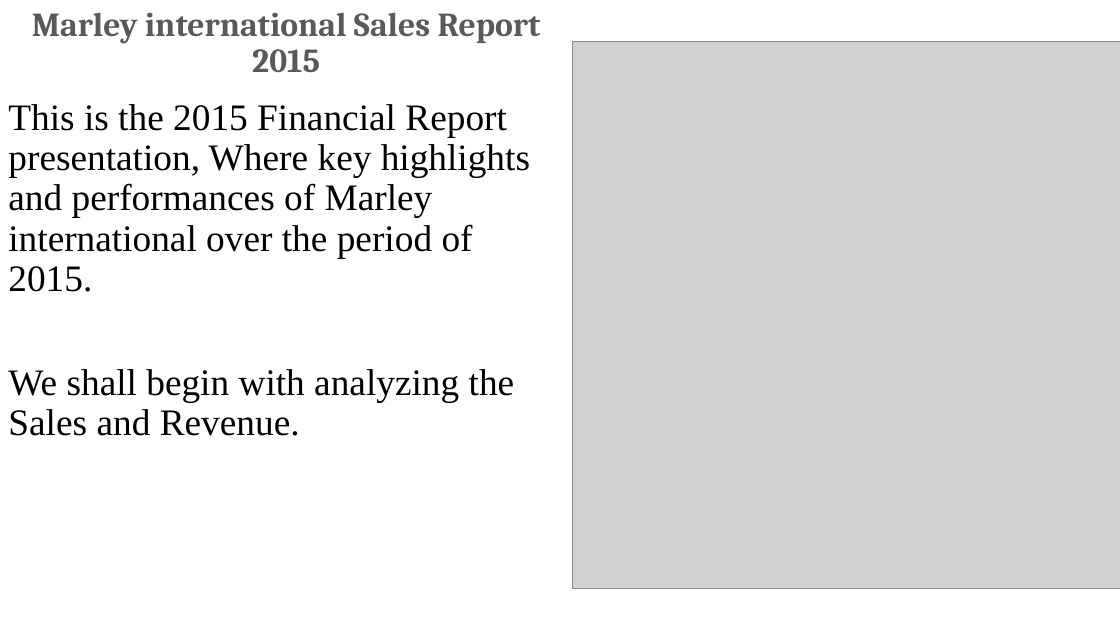
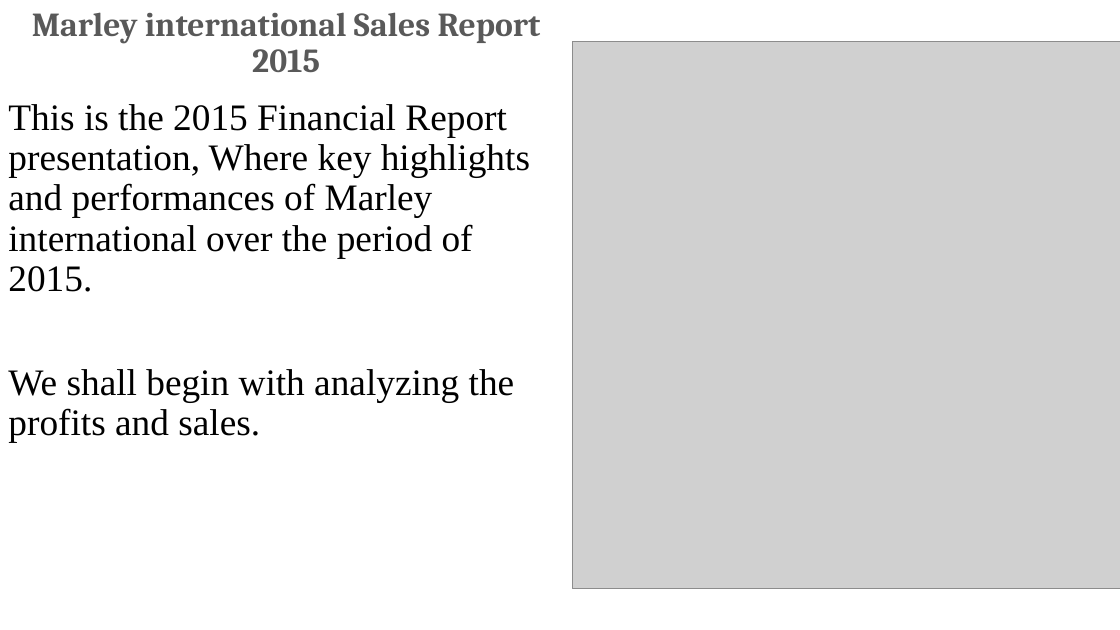
Before and after one commit to Alfgichaga/PowerBI-analytics, a slide deck: slide 1 of Marley international Sales Report 2015.pptx. Drawn at 1120x630 pixels with LibreOffice and Linux fonts; fonts in the diff are those of the drawing; grey boxes stand for pictures. Boxes give left, top, right and bottom in pixels: in the first picture for what was removed or moved away, otherwise in the second. Text is boxed around its words. In the diff, an @@ line names an element or a change of style, - is before the commit and + after.

```diff
--- a/Marley international Sales Report 2015.pptx
+++ b/Marley international Sales Report 2015.pptx
@@ subtitle at [8, 369, 515, 443]: text changed @@
-We shall begin with analyzing the Sales and Revenue.
+We shall begin with analyzing the profits and sales.
```
Also in this commit, not shown: 3 other slides changed.
